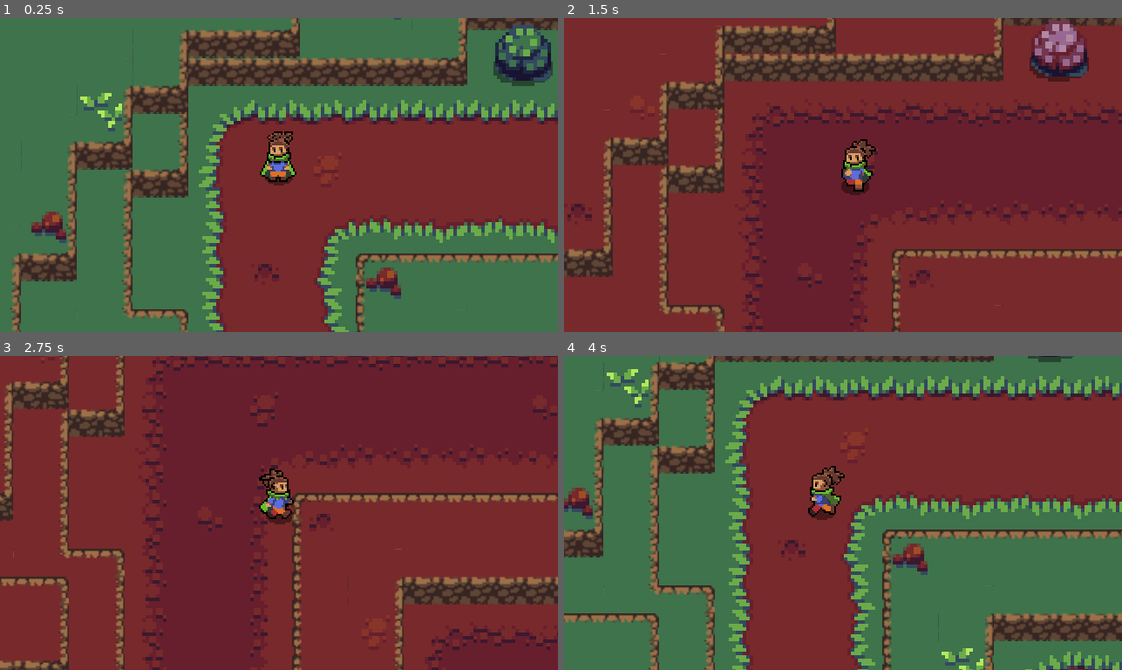
Above: before the commit, frames 1-4 (two rows, left to right).
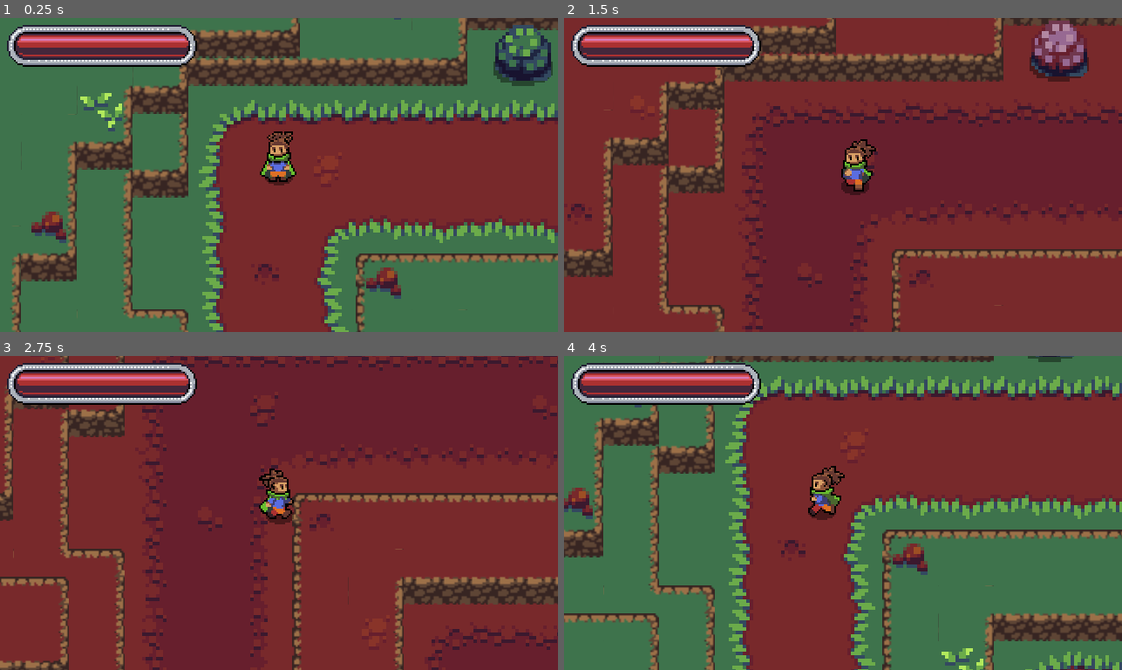
Above: after the commit, the same moments.

Repository: Thomas-Arndt/RPG.1
Game: Godot game, scene res://World/World.tscn
Two runs of this game, one before a commit and one after it. Both use one fixed random seed, a clock stepped at 60 frames per second and the inputs below.
Inputs:
- Up to frame 1 (0.25 s): no input
- Up to frame 2 (1.5 s): tap Enter at 0.5 s; hold Right (ui_right) 0.53-1.28 s; tap R (attack) at 0.6 s; hold Down (ui_down) from 1.28 s (still down); tap T (d_shift) at 1.35 s
- Up to frame 3 (2.75 s): release Down (ui_down) at 2.03 s; hold Right (ui_right) from 2.03 s (still down); tap E (roll) at 2.1 s
- Up to frame 4 (4 s): release Right (ui_right) at 2.78 s; hold Up (ui_up) 2.78-3.53 s; tap R (attack) at 2.85 s; hold Left (ui_left) from 3.53 s (still down); tap T (d_shift) at 3.6 s

The runs differ from the first frame. In frame 1, 4.3% of the frame differs, in the area x 1-36%, y 2-16%; in frame 2, 4.3%; in frame 3, 4.2%; in frame 4, 4.2%.

Commit message:
Added FillBar and HealthBar scenes with implementation in the UI scene

Diff:
--- a/Player/Player.gd
+++ b/Player/Player.gd
@@ -24,7 +24,7 @@
 onready var blink_anim_player = $BlinkAnimationPlayer
 onready var detection_zone = $DetectionZone/DetectionZone
 
-onready var TextBox = get_node("/root/World/UITextBox")
+onready var TextBox = get_node("/root/World/UI/UITextBox")
 onready var RedDimension = get_node("/root/World/RedDimension")
 
 func _ready():
@@ -33,6 +33,7 @@
 	anim_tree.set("parameters/attack/blend_position", Vector2.DOWN)
 	anim_player.play("SETUP")
 	PlayerStats.set_health(10)
+	PlayerStats.set_max_health(10)
 	sword_hit_box.knockback_vector = roll_vector
 	PlayerStats.connect("no_health", self, "_on_PlayerStats_no_health")
 
--- /dev/null
+++ b/UI/FillBar.tscn
@@ -0,0 +1,41 @@
+[gd_scene load_steps=4 format=2]
+
+[ext_resource path="res://UI/FillBarLeft.png" type="Texture" id=1]
+[ext_resource path="res://UI/FillBarMiddle.png" type="Texture" id=2]
+[ext_resource path="res://UI/FillBarRight.png" type="Texture" id=3]
+
+[node name="FillBar" type="Control"]
+anchor_right = 1.0
+anchor_bottom = 1.0
+
+[node name="LeftEmpty" type="TextureRect" parent="."]
+margin_left = 4.0
+margin_top = 4.0
+margin_right = 28.0
+margin_bottom = 28.0
+texture = ExtResource( 1 )
+
+[node name="MiddleEmpty" type="TextureRect" parent="."]
+margin_left = 28.0
+margin_top = 4.0
+margin_right = 89.0
+margin_bottom = 28.0
+texture = ExtResource( 3 )
+expand = true
+stretch_mode = 2
+
+[node name="RightEmpty" type="TextureRect" parent="."]
+margin_left = 89.0
+margin_top = 4.0
+margin_right = 113.0
+margin_bottom = 28.0
+texture = ExtResource( 2 )
+
+[node name="Fill" type="TextureRect" parent="."]
+margin_left = 9.0
+margin_top = 9.0
+margin_right = 109.0
+margin_bottom = 23.0
+rect_clip_content = true
+expand = true
+stretch_mode = 3
--- /dev/null
+++ b/UI/HealthBar.gd
@@ -0,0 +1,21 @@
+extends Control
+
+export var health = 4 setget set_health
+export var max_health = 4 setget set_max_health
+
+onready var healthFill = $Fill
+
+func set_health(value):
+	health = clamp(value, 0, max_health)
+	var maxHealthPercent: float = 100 / max_health
+	healthFill.rect_size.x = health * maxHealthPercent
+
+func set_max_health(value):
+	max_health = max(value, 1)
+	self.health = min(health, max_health)
+
+func _ready():
+	self.max_health = PlayerStats.max_health
+	self.health = PlayerStats.health
+	PlayerStats.connect("health_changed", self, "set_health")
+	PlayerStats.connect("max_health_changed", self, "set_max_health")
--- /dev/null
+++ b/UI/UI.tscn
@@ -0,0 +1,21 @@
+[gd_scene load_steps=5 format=2]
+
+[ext_resource path="res://UI/UITextBox.tscn" type="PackedScene" id=1]
+[ext_resource path="res://UI/FillBar.tscn" type="PackedScene" id=2]
+[ext_resource path="res://UI/HealthBar.gd" type="Script" id=3]
+[ext_resource path="res://UI/FillBarRed.png" type="Texture" id=4]
+
+[node name="UI" type="Node2D"]
+z_index = 2
+
+[node name="UITextBox" parent="." instance=ExtResource( 1 )]
+
+[node name="HealthBar" type="CanvasLayer" parent="."]
+
+[node name="FillBar" parent="HealthBar" instance=ExtResource( 2 )]
+script = ExtResource( 3 )
+
+[node name="Fill" parent="HealthBar/FillBar" index="3"]
+texture = ExtResource( 4 )
+
+[editable path="HealthBar/FillBar"]
--- a/Utils/Stats/PlayerStats.gd
+++ b/Utils/Stats/PlayerStats.gd
@@ -1,7 +1,7 @@
 extends Node
 
 export(int) var max_health = 1 setget set_max_health
-var health = max_health setget set_health
+var health = 1 setget set_health
 
 signal no_health
 signal health_changed(value)
@@ -19,8 +19,8 @@
 		emit_signal("no_health")
 
 func change_health(value):
-
 	health += value
+	emit_signal("health_changed", health)
 	if health <= 0:
 		emit_signal("no_health")
 
--- a/World/World.tscn
+++ b/World/World.tscn
@@ -10,7 +10,7 @@
 [ext_resource path="res://World/Objects/Tree.tscn" type="PackedScene" id=8]
 [ext_resource path="res://World/Objects/Bush.tscn" type="PackedScene" id=9]
 [ext_resource path="res://World/Objects/Shrub.tscn" type="PackedScene" id=10]
-[ext_resource path="res://UI/UITextBox.tscn" type="PackedScene" id=11]
+[ext_resource path="res://UI/UI.tscn" type="PackedScene" id=11]
 
 [sub_resource type="TileSet" id=99]
 2/name = "sheet.png 2"
@@ -1182,4 +1182,4 @@
 [node name="BulletinBoard" parent="YSort/Signs" instance=ExtResource( 3 )]
 position = Vector2( -448, 144 )
 
-[node name="UITextBox" parent="." instance=ExtResource( 11 )]
+[node name="UI" parent="." instance=ExtResource( 11 )]
Binary file added: UI/FillBarLeft.png
Not shown, added: UI/FillBarLeft.png.import
Binary file added: UI/FillBarMiddle.png
Not shown, added: UI/FillBarMiddle.png.import
Binary file added: UI/FillBarRed.png
Not shown, added: UI/FillBarRed.png.import
Binary file added: UI/FillBarRight.png
Not shown, added: UI/FillBarRight.png.import
Not shown, added: UI/Fonts/.DS_Store
